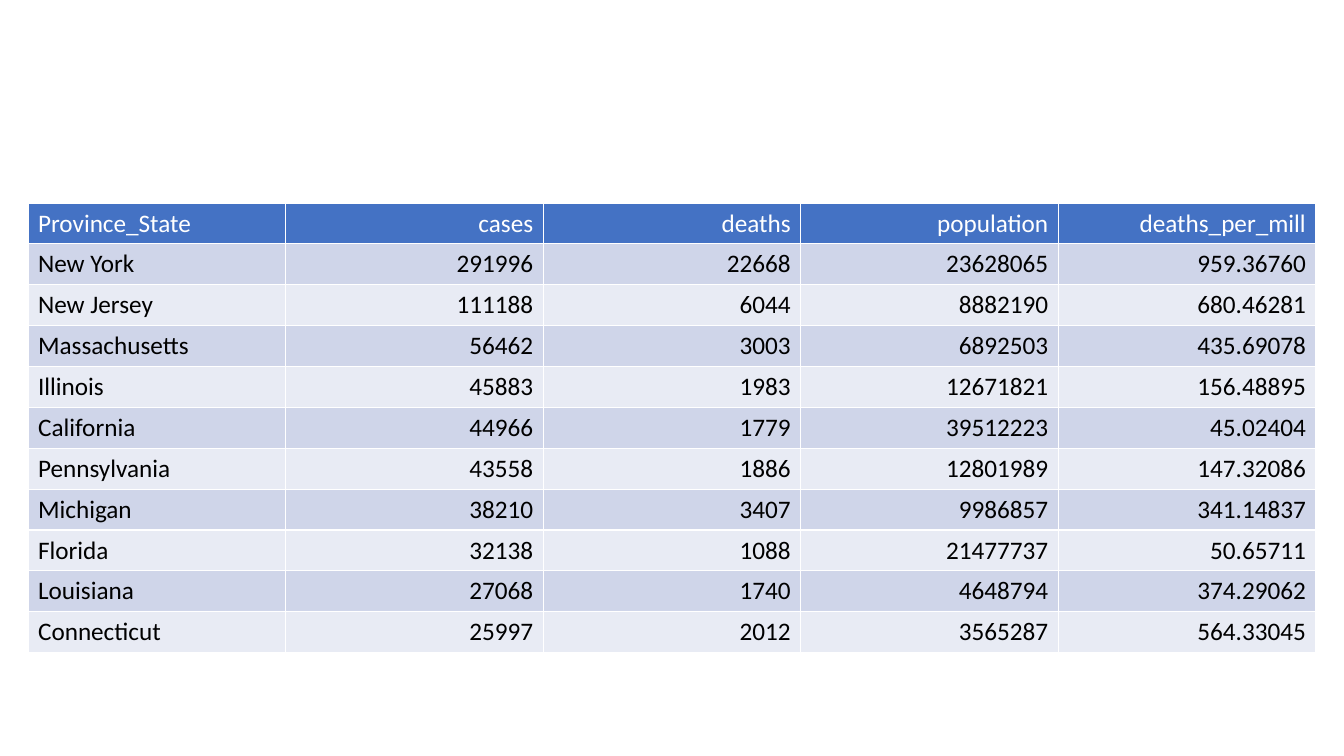
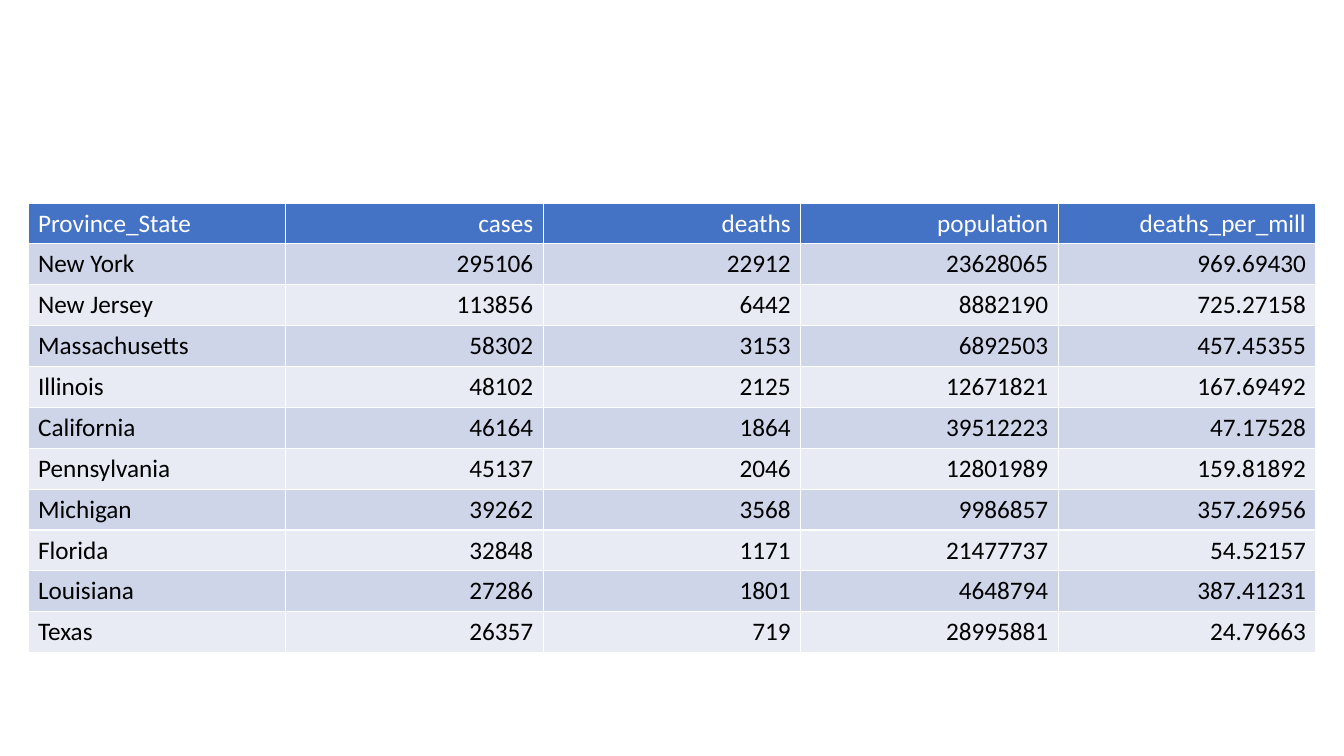
Before and after one commit to JaneWall/COVID19, a slide deck: slide 32 of COVID19_no_nytimes.pptx (slide 31 before the commit). Drawn at 1344x756 pixels with LibreOffice and Linux fonts; fonts in the diff are those of the drawing. Boxes give left, top, right and bottom in pixels: in the first picture for what was removed or moved away, otherwise in the second. Text is boxed around its words. In the diff, an @@ line names an element or a change of style, - is before the commit and + after.

```diff
--- a/COVID19_no_nytimes.pptx
+++ b/COVID19_no_nytimes.pptx
@@ table at [28,203,1319,682] @@
-row 2: New York | 291996 | 22668 | 23628065 | 959.36760
+row 2: New York | 295106 | 22912 | 23628065 | 969.69430
-row 3: New Jersey | 111188 | 6044 | 8882190 | 680.46281
+row 3: New Jersey | 113856 | 6442 | 8882190 | 725.27158
-row 4: Massachusetts | 56462 | 3003 | 6892503 | 435.69078
+row 4: Massachusetts | 58302 | 3153 | 6892503 | 457.45355
-row 5: Illinois | 45883 | 1983 | 12671821 | 156.48895
+row 5: Illinois | 48102 | 2125 | 12671821 | 167.69492
-row 6: California | 44966 | 1779 | 39512223 | 45.02404
+row 6: California | 46164 | 1864 | 39512223 | 47.17528
-row 7: Pennsylvania | 43558 | 1886 | 12801989 | 147.32086
+row 7: Pennsylvania | 45137 | 2046 | 12801989 | 159.81892
-row 8: Michigan | 38210 | 3407 | 9986857 | 341.14837
+row 8: Michigan | 39262 | 3568 | 9986857 | 357.26956
-row 9: Florida | 32138 | 1088 | 21477737 | 50.65711
+row 9: Florida | 32848 | 1171 | 21477737 | 54.52157
-row 10: Louisiana | 27068 | 1740 | 4648794 | 374.29062
+row 10: Louisiana | 27286 | 1801 | 4648794 | 387.41231
-row 11: Connecticut | 25997 | 2012 | 3565287 | 564.33045
+row 11: Texas | 26357 | 719 | 28995881 | 24.79663
```
Also in this commit, not shown: 12 other slides changed, 1 slide added, 3 other files.
